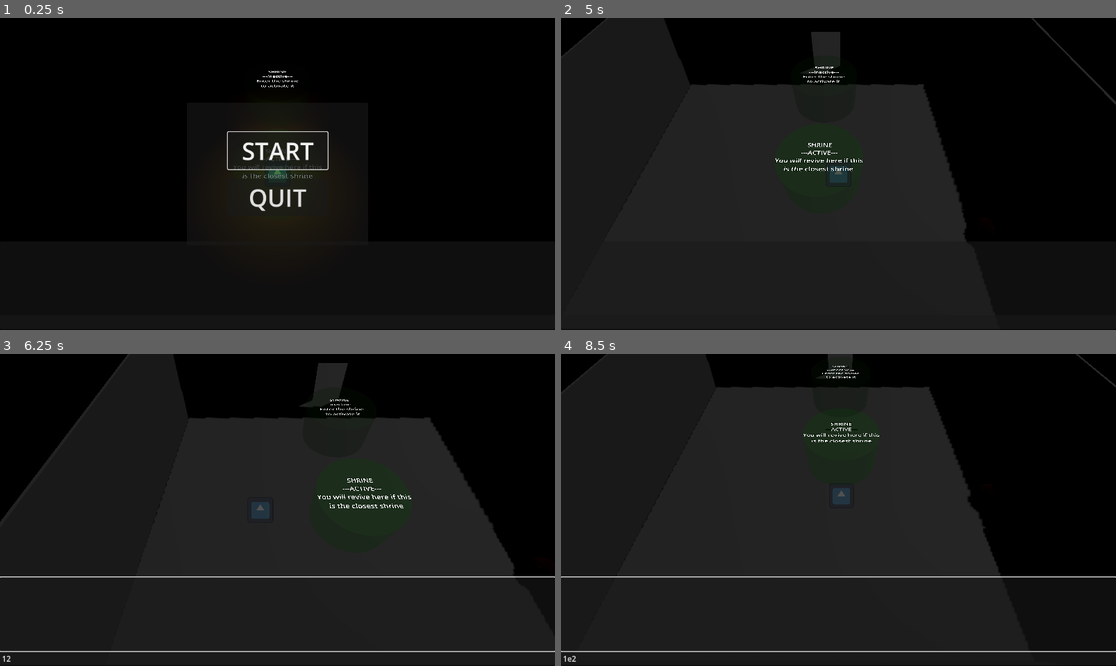
Above: before the commit, frames 1-4 (two rows, left to right).
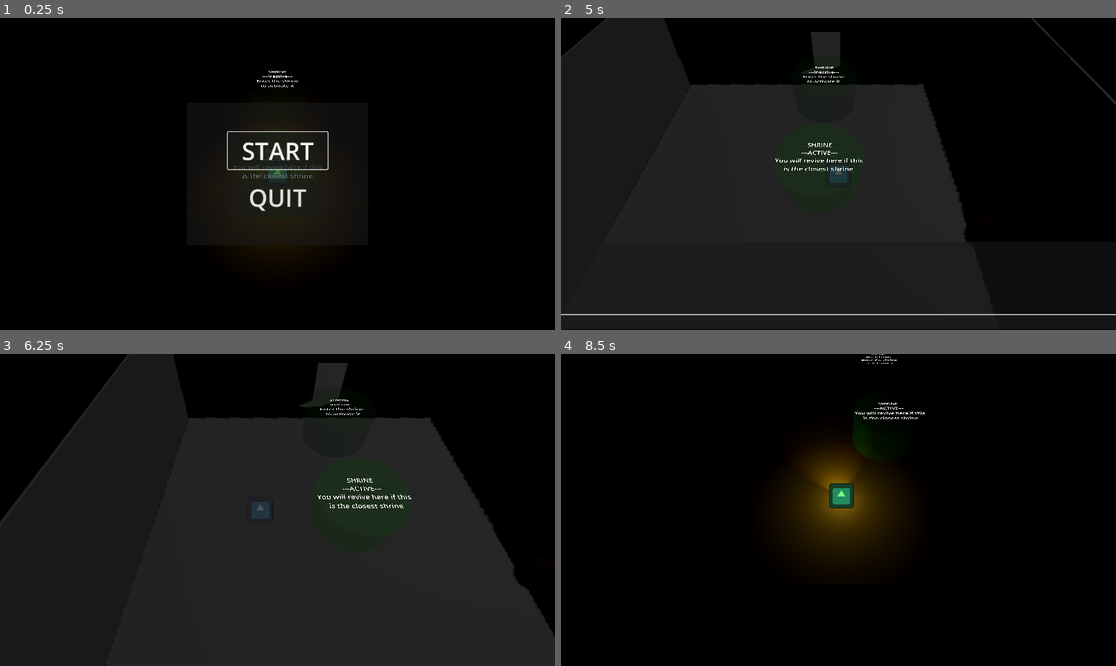
Above: after the commit, the same moments.

Repository: Rusty-Rat-Studios/dead-living-and-dying
Game: Godot game, scene res://game.tscn
Two runs of this game, one before a commit and one after it. Both use one fixed random seed, a clock stepped at 60 frames per second and the inputs below. The engine's default icon, where the game draws it, is replaced by a stand-in: a white triangle on a blue panel in a dark square.
Inputs (mouse positions are in pixels of both pictures, inside the frame that each line leads up to):
- Up to frame 1 (0.25 s): no input
- Up to frame 2 (5 s): click "START" at 0.5 s; tap Enter at 1.25 s; move the mouse to (960, 158) at 1.27 s; hold Right (ui_right) 1.28-2.03 s; tap E (interact) at 1.35, 2.85, 4.35 s; tap Keypad Enter (ui_accept) at 1.52, 2.27, 3.77, 4.52 s; move the mouse to (727, 189) at 2.02 s; hold Down (ui_down) 2.03-2.78 s; tap Tab at 2.1, 3.6 s; move the mouse to (894, 105) at 2.77 s; hold Right (ui_right) 2.78-3.53 s; move the mouse to (810, 236) at 3.52 s; hold Up (ui_up) 3.53-4.28 s; move the mouse to (1005, 220) at 4.27 s; hold Left (ui_left) from 4.28 s (still down); tap / (console, bound only after the commit) at 4.9 s
- Up to frame 3 (6.25 s): release Left (ui_left) at 5 s; click (277, 659) at 5.02 s; type "12" at 5.1 s; move the mouse to (111, 463) at 5.77 s; hold Left (ui_left) from 5.78 s (still down); tap Tab at 5.85 s; tap Keypad Enter (ui_accept) at 6.02 s
- Up to frame 4 (8.5 s): move the mouse to (866, 510) at 6.52 s; release Left (ui_left) at 6.53 s; hold Down (ui_down) 6.53-7.28 s; tap E (interact) at 6.6, 8.1 s; move the mouse to (755, 432) at 7.27 s; hold Right (ui_right) 7.28-8.03 s; tap Tab at 7.35 s; tap Keypad Enter (ui_accept) at 7.52, 8.27 s; move the mouse to (960, 494) at 8.02 s; hold Up (ui_up) from 8.03 s (still down)

The runs differ from the first frame. In frame 2, 0.4% of the frame differs, in the area x 0-100%, y 94-100%; in frame 3, 0.9%; in frame 4, 70%, in the area x 0-100%, y 0-100%.

Commit message:
Open/close DebugConsole with 'console' key. Focus control

Diff:
--- a/game.tscn
+++ b/game.tscn
@@ -15,7 +15,6 @@
 [ext_resource type="PackedScene" uid="uid://bcep1wbs2caas" path="res://possessable/possessable.tscn" id="13_66ase"]
 [ext_resource type="PackedScene" uid="uid://dic5onsop66y4" path="res://ui/game_menu.tscn" id="13_owhbc"]
 [ext_resource type="PackedScene" uid="uid://bwmbngtw81o3y" path="res://ui/debug_console.tscn" id="15_rbtf5"]
-[ext_resource type="Script" path="res://ui/debug_console.gd" id="16_7kd88"]
 
 [sub_resource type="CylinderShape3D" id="CylinderShape3D_eitr8"]
 radius = 2.0
@@ -263,4 +262,4 @@
 visible = false
 
 [node name="DebugConsole" parent="UI" instance=ExtResource("15_rbtf5")]
-script = ExtResource("16_7kd88")
+visible = false
--- a/project.godot
+++ b/project.godot
@@ -122,6 +122,11 @@
 , Object(InputEventJoypadButton,"resource_local_to_scene":false,"resource_name":"","device":-1,"button_index":2,"pressure":0.0,"pressed":false,"script":null)
 ]
 }
+console={
+"deadzone": 0.5,
+"events": [Object(InputEventKey,"resource_local_to_scene":false,"resource_name":"","device":0,"window_id":0,"alt_pressed":false,"shift_pressed":false,"ctrl_pressed":false,"meta_pressed":false,"pressed":false,"keycode":0,"physical_keycode":47,"key_label":0,"unicode":0,"location":0,"echo":false,"script":null)
+]
+}
 
 [rendering]
 
--- a/ui/debug_console.gd
+++ b/ui/debug_console.gd
@@ -3,9 +3,20 @@
 
 # Called when the node enters the scene tree for the first time.
 func _ready() -> void:
-	pass # Replace with function body.
+	$Panel/LineEdit.connect("focus_exited", _on_focus_exited)
 
 
-# Called every frame. 'delta' is the elapsed time since the previous frame.
-func _process(delta: float) -> void:
-	pass
+func _input(event: InputEvent) -> void:
+	if event.is_action_pressed("console"):
+		if not is_visible():
+			$Panel/LineEdit.clear()
+			show()
+		else:
+			hide()
+	if event.is_action_released("console"):
+		if is_visible():
+			$Panel/LineEdit.grab_focus()
+
+
+func _on_focus_exited() -> void:
+	hide()
--- a/ui/debug_console.tscn
+++ b/ui/debug_console.tscn
@@ -1,4 +1,6 @@
-[gd_scene format=3 uid="uid://bwmbngtw81o3y"]
+[gd_scene load_steps=2 format=3 uid="uid://bwmbngtw81o3y"]
+
+[ext_resource type="Script" path="res://ui/debug_console.gd" id="1_n82hb"]
 
 [node name="DebugConsole" type="Control"]
 layout_mode = 3
@@ -8,6 +10,7 @@
 anchor_bottom = 1.0
 grow_horizontal = 2
 grow_vertical = 0
+script = ExtResource("1_n82hb")
 
 [node name="Panel" type="Panel" parent="."]
 layout_mode = 1
@@ -28,6 +31,7 @@
 offset_top = -31.0
 grow_horizontal = 2
 grow_vertical = 0
+caret_blink = true
 
 [node name="RichTextLabel" type="RichTextLabel" parent="Panel"]
 layout_mode = 1
@@ -35,7 +39,8 @@
 anchor_right = 1.0
 offset_bottom = 153.0
 grow_horizontal = 2
-focus_mode = 2
+scroll_following = true
+shortcut_keys_enabled = false
 selection_enabled = true
 deselect_on_focus_loss_enabled = false
 drag_and_drop_selection_enabled = false
Not shown: 1 places in game.tscn that only renumber resources
